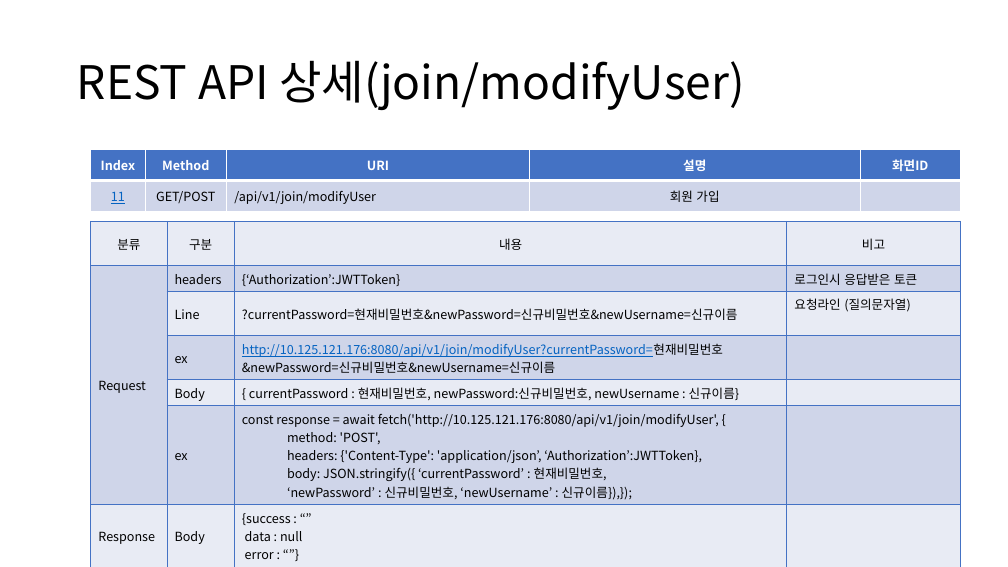
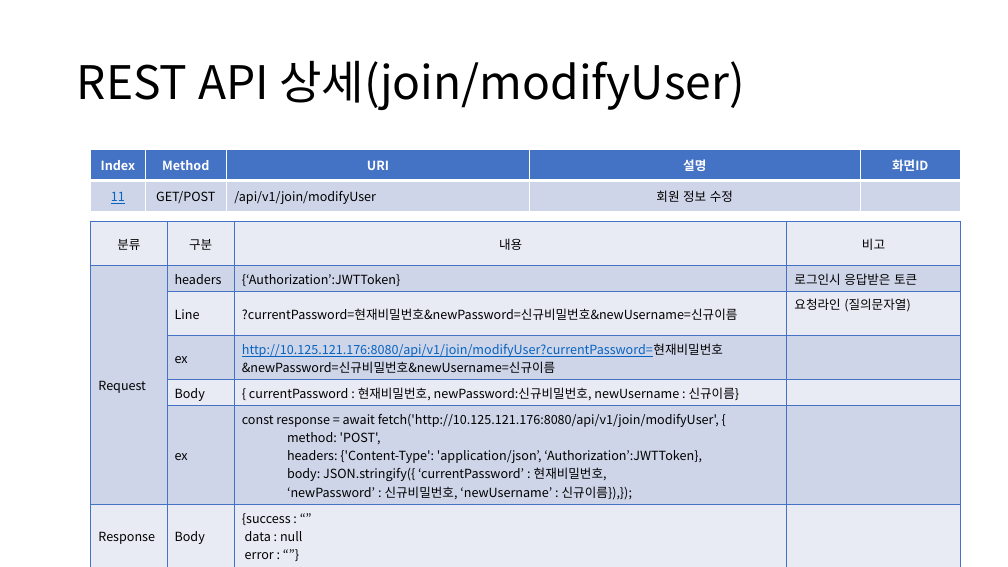
Before and after one commit to sujidaddy/workspace_miniproject, a slide deck: slide 34 of 미니프로젝트계획서제출용.pptx. Drawn at 1008x567 pixels with LibreOffice and Linux fonts; fonts in the diff are those of the drawing. Boxes give left, top, right and bottom in pixels: in the first picture for what was removed or moved away, otherwise in the second. Text is boxed around its words. In the diff, an @@ line names an element or a change of style, - is before the commit and + after.

```diff
--- a/미니프로젝트계획서제출용.pptx
+++ b/미니프로젝트계획서제출용.pptx
@@ table at [91,150,960,211] @@
-row 2, column 4: 회원 가입
+row 2, column 4: 회원 정보 수정
```
Also in this commit, not shown: 8 other slides changed, 1 slide added, 3 other files.
